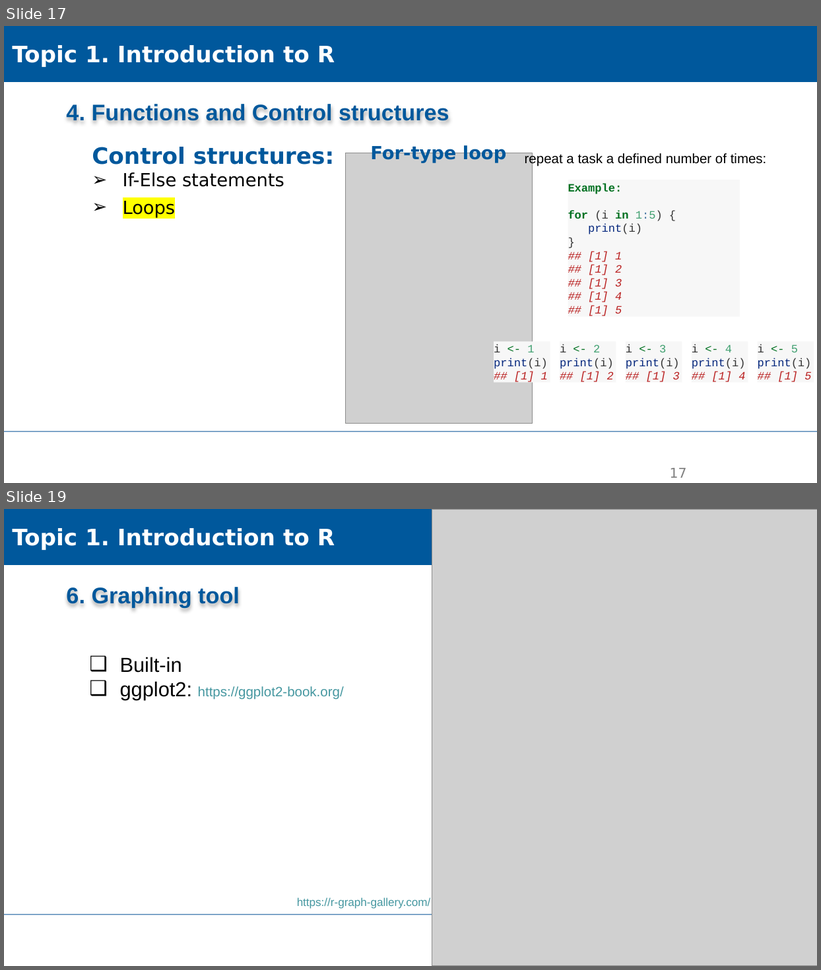
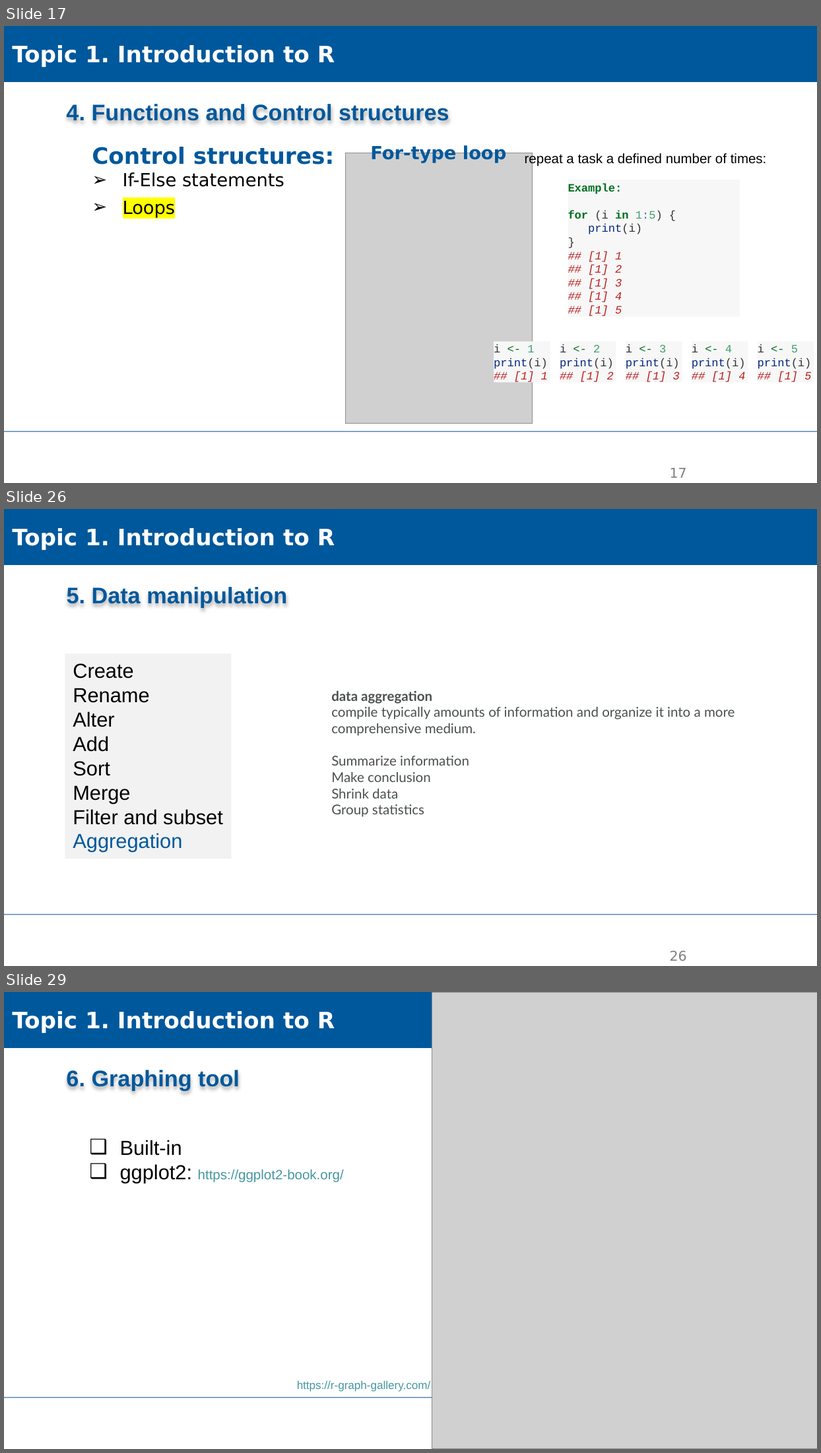
Before and after one commit to XiaoxiangGuanGFZ/FloodRiskSeminar, a slide deck: slides/FRS_exercise_R.pptx. Shown one above the other, each under a label of ours: slides 17 and 19 before the commit, slides 17, 26 and 29 after it; the slides between them are not shown. The pictures are 821x970 and 821x1453 pixels, drawn with LibreOffice and Linux fonts; fonts in the diff are those of the drawing; grey boxes stand for pictures; background and template pictures are left out. Boxes give left, top, right and bottom in pixels: in the first picture for what was removed or moved away, otherwise in the second. Text is boxed around its words. In the diff, an @@ line names an element or a change of style, - is before the commit and + after.

```diff
--- a/slides/FRS_exercise_R.pptx
+++ b/slides/FRS_exercise_R.pptx
@@ slide 26 added at [4,509,817,966], background #FFFFFF; not listed: 1 template element that a slide beside it also shows @@
@@ rectangle added at [4,509,817,565], fill #00589C, outline #00589C 0.75 pt, 20 pt, text #FFFFFF, bold @@
+Topic 1. Introduction to R
@@ text added at [67,586,287,608], 20 pt, text #00589C, bold @@
+5. Data manipulation
@@ rectangle added at [65,654,232,859], fill #F2F2F2, 18 pt, text #000000 @@
+Create
+Rename
+Alter
+Add
+Sort
+Merge
+Filter and subset
+Aggregation
@@ text added at [331,691,735,817], 12 pt, text #4B4F4F @@
+data aggregation
+compile typically amounts of information and organize it into a more comprehensive medium.
+Summarize information
+Make conclusion
+Shrink data
+Group statistics
@@ page number added at [670,951,687,961], 12 pt, text #808080 @@
+26
@@ what was slide 19 is now slide 29 @@
```
Also in this commit, not shown: 2 slides changed, 9 other slides added, 3 other files.
